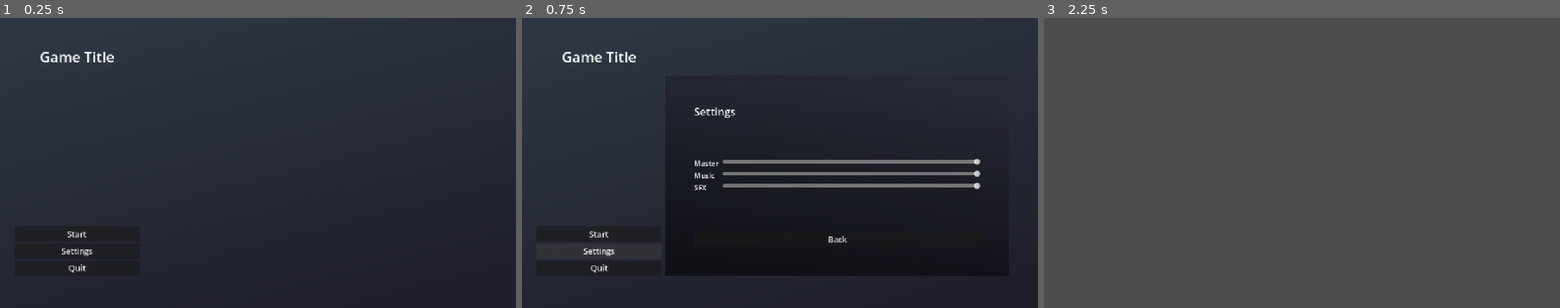
Above: before the commit, frames 1-3 (left to right).
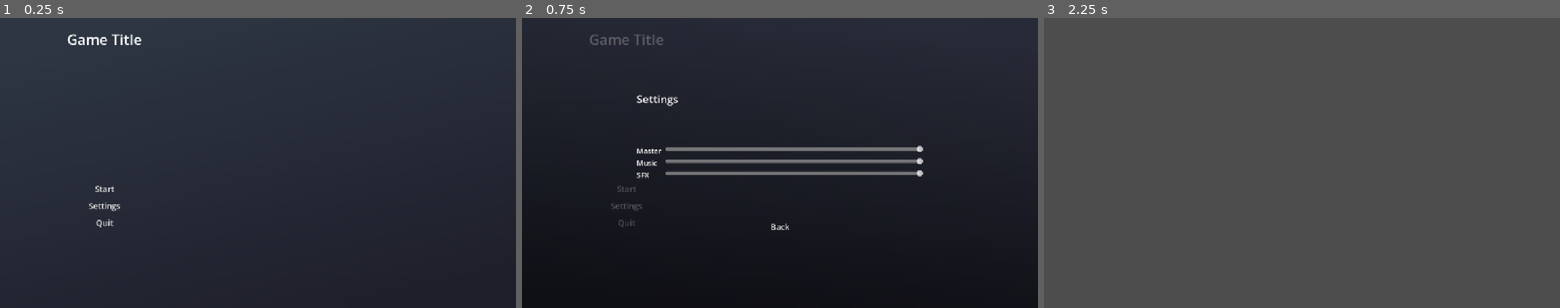
Above: after the commit, the same moments.

Repository: bennettj12/godot-boilerplate-2d
Game: Godot game, scene res://main.tscn
Same seed, same stepped clock (60 frames per second), same inputs: the game is played once before the commit and once after it.
Inputs:
- Up to frame 1 (0.25 s): no input
- Up to frame 2 (0.75 s): click "Settings" at 0.5 s
- Up to frame 3 (2.25 s): click "Back" at 1.25 s; click "Start" at 2 s

The runs differ from the first frame. In frame 1, 0.9% of the frame differs, in the area x 7-28%, y 5-88%; in frame 2, 11%, in the area x 0-89%, y 5-100%; in frame 3, nothing differs.

Commit message:
1. Universal trauma system for other classes to implement
2. Static typing everywhere

3. Make menu nicer

Diff:
--- a/autoload/debug.gd
+++ b/autoload/debug.gd
@@ -3,29 +3,29 @@
 
 @onready var label : Label = $Label
 var logs : Dictionary[String, Variant] = {}
-var full_text = ""
-func _ready():
+var full_text := ""
+func _ready() -> void:
 	hide()
 
 func _input(event: InputEvent) -> void:
-	if event is InputEventKey and event.pressed and event.keycode == KEY_F3:
+	if event is InputEventKey and \
+	(event as InputEventKey).pressed and \
+	(event as InputEventKey).keycode == KEY_F3:
 		toggle_visible()
+## Show Debug Window
+func toggle_visible() -> void:
+	visible = not visible
 
-func toggle_visible():
-	visible = not visible
-	display("debug visible", visible)
-
-
-func _process(_delta):
+func _process(_delta: float) -> void:
 	if not visible: return
 	label.text = "FPS: %d\n" % [Engine.get_frames_per_second()] + "----\n" + full_text
 
-func display(key: String, value: Variant):
+func display(key: String, value: Variant) -> void:
 	if value == null:
 		logs.erase(key)
 	else:
 		logs[key] = value
 	full_text = ""
-	for k in logs.keys():
-		full_text += k + ":	"  + str(logs[k])
+	for k: String in logs.keys():
+		full_text += k + ":   "  + str(logs[k]) + "\n"
 	pass
--- a/autoload/events.gd
+++ b/autoload/events.gd
@@ -1,2 +1,7 @@
 ### Storage for important signals
 extends Node
+@warning_ignore_start("UNUSED_SIGNAL")
+
+signal global_trauma(amount: float)
+
+@warning_ignore_restore("UNUSED_SIGNAL")
--- a/autoload/global.gd
+++ b/autoload/global.gd
@@ -1,2 +1,9 @@
 ### Global storage for enums and constants
 extends Node
+
+var paused : bool:
+	get():
+		return get_tree().paused
+
+## Decays naturally
+var trauma := 0.0
--- a/autoload/sfx.gd
+++ b/autoload/sfx.gd
@@ -6,14 +6,14 @@
 var players: Array[AudioStreamPlayer] = []
 var next := 0
 # Called when the node enters the scene tree for the first time.
-func _ready():
+func _ready() -> void:
 	for _i in MAX_PLAYERS:
 		var player := AudioStreamPlayer.new()
 		player.bus = &"SFX"
 		add_child(player)
 		players.append(player)
 
-func play(stream: AudioStream, volume_db = 0.0, pitch_scale = 1.0):
+func play(stream: AudioStream, volume_db := 0.0, pitch_scale := 1.0) -> void:
 	var player := players[next]
 	player.volume_db = volume_db
 	player.pitch_scale = pitch_scale
--- a/components/shake_camera.gd
+++ b/components/shake_camera.gd
@@ -1,30 +1,20 @@
 class_name ShakeCamera2D
 extends Camera2D
 
-var trauma: float = 0
 @export var decay := 2.0
 @export var max_offset := Vector2(30.0, 30.0)
 @export var max_roll := 0.06
-@export var noise: Noise
-var noise_y: float = 0
-
+var _t : Trauma
 func _ready() -> void:
-	if noise == null:
-		noise = FastNoiseLite.new()
-		noise.noise_type = NoiseType.TYPE_VALUE
-	Events.trauma.connect(func(t: float) -> void: add_trauma(t))
-
-func add_trauma(amount: float) -> void:
-	trauma = clampf(trauma + amount, 0, 1.0)
+	_t = Trauma.new(decay)
+	Events.global_trauma.connect(func(t: float) -> void: _t.add(t))
 
 func _process(delta: float) -> void:
-	if trauma > 0.0:
-		trauma = max(trauma - decay * delta, 0.0)
-		shake()
+	Debug.display("c_offset", offset)
+	_t.process(delta)
+	shake()
 
 func shake() -> void:
-	var shake_amount: float = trauma * trauma
-	noise_y += 1
-	offset.x = max_offset.x * shake_amount * noise.get_noise_2d(noise_y, 0)
-	offset.y = max_offset.y * shake_amount * noise.get_noise_2d(0, noise_y)
-	rotation = max_roll * shake_amount * noise.get_noise_2d(noise_y, noise_y)
+	var sample := _t.sample2d()
+	offset = max_offset * sample
+	rotation = max_roll * sample.x
--- /dev/null
+++ b/components/trauma.gd
@@ -0,0 +1,43 @@
+class_name Trauma
+extends RefCounted
+## Rate of decay (Per second)
+var _decay: float
+## Current value
+var trauma: float
+var curve: float:
+	get():
+		return trauma * trauma
+var _noise: FastNoiseLite
+var _noise_y := 0
+
+var active: bool:
+	get():
+		return trauma > 0.0
+
+func _init( \
+decay: float = 1.0, \
+frequency: float = 0.2, \
+noise_type: int = FastNoiseLite.TYPE_SIMPLEX) -> void:
+
+	_decay = decay
+	trauma = 0.0
+	_noise = FastNoiseLite.new()
+	_noise.noise_type = (noise_type as FastNoiseLite.NoiseType)
+	_noise.frequency = frequency
+
+func add(amount: float) -> void:
+	trauma = clampf(trauma + amount, 0, 1.0)
+
+func process(delta: float) -> void:
+	if trauma > 0.0:
+		trauma = max(trauma - _decay * delta, 0.0)
+
+func sample1d() -> float:
+	if not active: return 0.0
+	_noise_y += 1
+	return curve * _noise.get_noise_1d(_noise_y)
+func sample2d() -> Vector2:
+	if not active: return Vector2.ZERO
+	_noise_y += 1
+	return Vector2(curve * _noise.get_noise_2d(_noise_y, 0), \
+	curve * _noise.get_noise_2d(0, _noise_y) )
--- a/project.godot
+++ b/project.godot
@@ -17,7 +17,7 @@
 
 [autoload]
 
-Globals="*uid://csmbb81vkpdya"
+Global="*uid://csmbb81vkpdya"
 Events="*uid://dt02onpnv7lu0"
 SFX="*uid://dmibxlox5n4xk"
 Debug="*uid://uixbnnch6ljo"
--- a/state/state_manager.gd
+++ b/state/state_manager.gd
@@ -1,14 +1,6 @@
 extends Node
 
-var is_paused = false
-## Triggers after the game is paused
-signal paused
-## Triggers before shutting down the game
-signal before_quit
-## Triggers before resetting the scene
-signal before_reset
-
-func _input(_event):
+func _input(_event: InputEvent) -> void:
 	if Input.is_action_just_pressed("pause"):
 		toggle_pause()
 	if Input.is_action_just_pressed("reset"):
@@ -16,15 +8,11 @@
 	if Input.is_action_just_pressed("quit"):
 		quit_game()
 
-func toggle_pause():
-	get_tree().paused = not is_paused
-	is_paused = not is_paused
-	paused.emit(is_paused)
+func toggle_pause() -> void:
+	get_tree().paused = get_tree().paused
 
-func reset_game():
-	before_reset.emit()
+func reset_game() -> void:
 	get_tree().reload_current_scene()
 
-func quit_game():
-	before_quit.emit()
+func quit_game() -> void:
 	get_tree().quit(0)
--- a/ui/menu.gd
+++ b/ui/menu.gd
@@ -16,6 +16,7 @@
 func _ready() -> void:
 	if OS.get_name() == "Web":
 		quit_button.visible = false
+	settings_panel.modulate.a = 0
 
 	start_button.pressed.connect(_on_start_pressed)
 	settings_button.pressed.connect(_on_settings_toggled)
@@ -49,14 +50,14 @@
 
 
 func _on_settings_toggled() -> void:
-	var on = not settings_panel.visible
+	var on := not settings_panel.visible
 	if on:
 		settings_panel.visible = on
 		create_tween().tween_property(settings_panel, "modulate:a", 1.0, 0.1)
 	else:
-		var t = create_tween()
+		var t := create_tween()
 		t.tween_property(settings_panel, "modulate:a", 0.0, 0.1)
-		t.finished.connect(func(): settings_panel.visible = on)
+		t.finished.connect(func() -> void: settings_panel.visible = on)
 
 
 func _on_quit_pressed() -> void:
--- a/ui/menu.tscn
+++ b/ui/menu.tscn
@@ -36,61 +36,80 @@
 grow_vertical = 2
 texture = SubResource("GradientTexture2D_euvu1")
 
-[node name="MainMenuContainer" type="VBoxContainer" parent="." unique_id=1414706856]
+[node name="MarginContainer" type="MarginContainer" parent="." unique_id=412896636]
 layout_mode = 1
-anchors_preset = 8
-anchor_left = 0.5
-anchor_top = 0.5
-anchor_right = 0.5
-anchor_bottom = 0.5
-offset_left = -544.0
-offset_top = -260.0
-offset_right = -264.0
-offset_bottom = 252.0
+anchors_preset = 15
+anchor_right = 1.0
+anchor_bottom = 1.0
 grow_horizontal = 2
 grow_vertical = 2
+theme_override_constants/margin_left = 25
+theme_override_constants/margin_top = 25
+theme_override_constants/margin_right = 25
+theme_override_constants/margin_bottom = 25
 
-[node name="Title" type="Label" parent="MainMenuContainer" unique_id=1134855327]
+[node name="HBoxContainer" type="HBoxContainer" parent="MarginContainer" unique_id=510991091]
+layout_mode = 2
+
+[node name="MainMenuContainer" type="VBoxContainer" parent="MarginContainer/HBoxContainer" unique_id=1414706856]
+layout_mode = 2
+size_flags_horizontal = 3
+
+[node name="Title" type="Label" parent="MarginContainer/HBoxContainer/MainMenuContainer" unique_id=1134855327]
 layout_mode = 2
 theme_override_font_sizes/font_size = 32
 text = "Game Title"
 horizontal_alignment = 1
 
-[node name="Spacer1" type="Control" parent="MainMenuContainer" unique_id=1977399068]
+[node name="Spacer1" type="Control" parent="MarginContainer/HBoxContainer/MainMenuContainer" unique_id=1977399068]
 custom_minimum_size = Vector2(0, 16)
 layout_mode = 2
 size_flags_vertical = 3
 
-[node name="StartButton" type="Button" parent="MainMenuContainer" unique_id=514948666]
+[node name="StartButton" type="Button" parent="MarginContainer/HBoxContainer/MainMenuContainer" unique_id=514948666]
 unique_name_in_owner = true
 layout_mode = 2
 size_flags_horizontal = 3
 theme_override_font_sizes/font_size = 18
 text = "Start"
+flat = true
 
-[node name="SettingsButton" type="Button" parent="MainMenuContainer" unique_id=1351534375]
+[node name="SettingsButton" type="Button" parent="MarginContainer/HBoxContainer/MainMenuContainer" unique_id=1351534375]
 unique_name_in_owner = true
 layout_mode = 2
 size_flags_horizontal = 3
 theme_override_font_sizes/font_size = 18
 text = "Settings"
+flat = true
 
-[node name="QuitButton" type="Button" parent="MainMenuContainer" unique_id=570803627]
+[node name="QuitButton" type="Button" parent="MarginContainer/HBoxContainer/MainMenuContainer" unique_id=570803627]
 unique_name_in_owner = true
 layout_mode = 2
 size_flags_horizontal = 3
 theme_override_font_sizes/font_size = 18
 text = "Quit"
+flat = true
+
+[node name="Spacer2" type="Control" parent="MarginContainer/HBoxContainer/MainMenuContainer" unique_id=1508162336]
+custom_minimum_size = Vector2(0, 16)
+layout_mode = 2
+size_flags_vertical = 3
+size_flags_stretch_ratio = 0.5
+
+[node name="HSpacer" type="Control" parent="MarginContainer/HBoxContainer" unique_id=1371701447]
+layout_mode = 2
+size_flags_horizontal = 3
+size_flags_stretch_ratio = 1.63
 
 [node name="SettingsPanel" type="TextureRect" parent="." unique_id=470708209]
 unique_name_in_owner = true
 visible = false
-modulate = Color(1, 1, 1, 0)
-layout_mode = 0
-offset_left = 320.0
-offset_top = 128.0
-offset_right = 1088.0
-offset_bottom = 576.0
+layout_mode = 1
+anchors_preset = 15
+anchor_right = 1.0
+anchor_bottom = 1.0
+grow_horizontal = 2
+grow_vertical = 2
 texture = SubResource("GradientTexture2D_oejne")
 
 [node name="SettingsContainer" type="VBoxContainer" parent="SettingsPanel" unique_id=994209324]
@@ -176,3 +195,4 @@
 size_flags_horizontal = 3
 theme_override_font_sizes/font_size = 18
 text = "Back"
+flat = true
Not shown, added: components/shake_camera.gd.uid
Not shown, added: components/trauma.gd.uid
